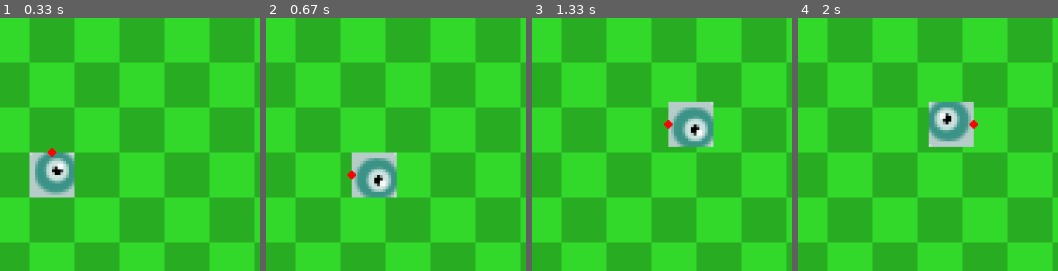
Above: before the commit, frames 1-4 (left to right).
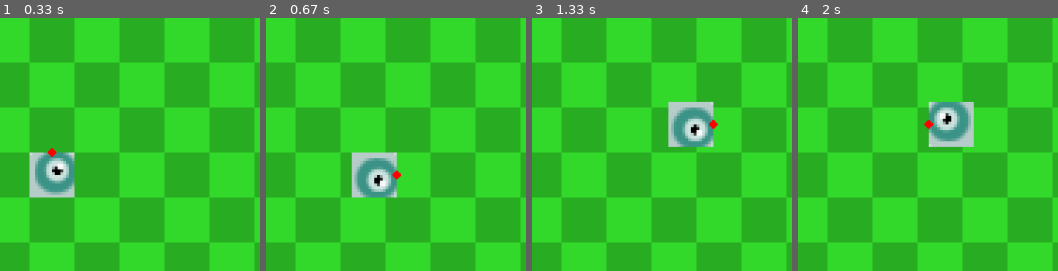
Above: after the commit, the same moments.

Repository: LZX1000/College-I
Game: pygame game, started from Snake2.py
The game is run twice, just before and just after one commit, with the same random seed, the same clock (stepped at 60 frames per second) and the same inputs.
Inputs:
- Up to frame 1 (0.33 s): no input
- Up to frame 2 (0.67 s): hold Right from 0.33 s (still down)
- Up to frame 3 (1.33 s): release Right at 0.8 s; hold Up 0.83-1.13 s; hold Right from 1.17 s (still down)
- Up to frame 4 (2 s): release Right at 1.63 s; hold Left from 1.67 s (still down)
The pictures show only the part of the screen within x 40-90%, y 19-69%; the shares and areas given below are measured in that part.

Frame 1 is identical in both runs. In frame 2, 0.2% of the frame differs, in the area x 31-52%, y 60-65%; in frame 3, 0.2%; in frame 4, 0.2%.

Commit message:
Collision point now properly rotates with player movement.

Diff:
--- a/Snake2.py
+++ b/Snake2.py
@@ -29,7 +29,7 @@
         def update_collision_point(self):
             offset_x = 0
             offset_y = -self.rect.height / 2
-            radians = math.radians(self.angle)
+            radians = math.radians(-self.angle)
             rotated_x = offset_x * math.cos(radians) - offset_y * math.sin(radians)
             rotated_y = offset_x * math.sin(radians) + offset_y * math.cos(radians)
             self.collision_point.x = self.rect.centerx + rotated_x
